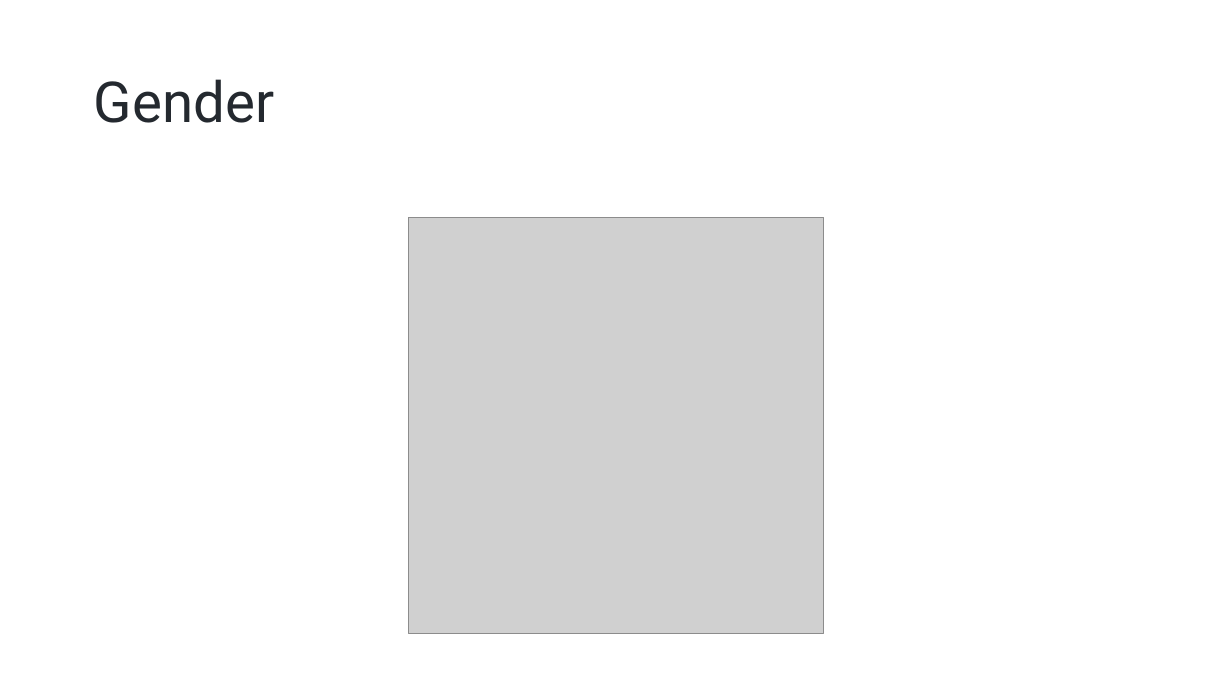
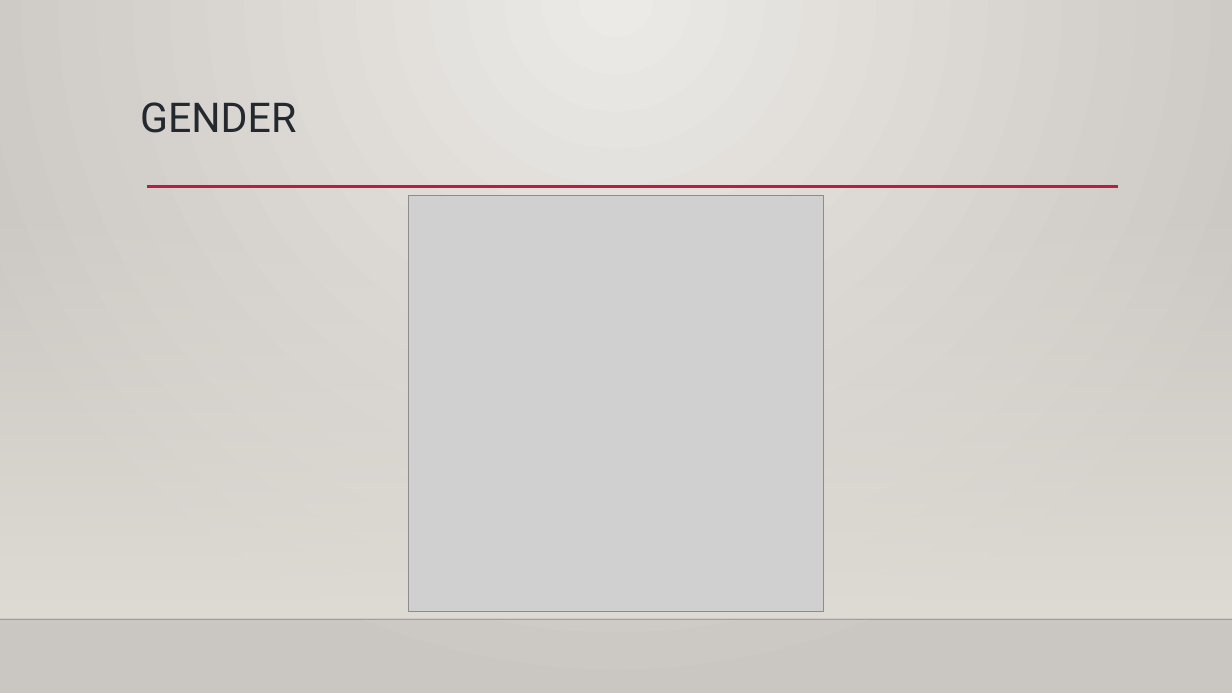
Before and after one commit to CervaRamiGomez/Exploratory_Analysis_of_Dating_Applications, a slide deck: slide 5 of Exploratory Analysis of Dating Applications.pptx. Drawn at 1232x693 pixels with LibreOffice and Linux fonts; fonts in the diff are those of the drawing; grey boxes stand for pictures; background and template pictures are left out. Boxes give left, top, right and bottom in pixels: in the first picture for what was removed or moved away, otherwise in the second. Text is boxed around its words. In the diff, an @@ line names an element or a change of style, - is before the commit and + after.

```diff
--- a/Exploratory Analysis of Dating Applications.pptx
+++ b/Exploratory Analysis of Dating Applications.pptx
@@ background #FFFFFF to gradient #ECEAE7 to #CAC7C1 @@
@@ title "GENDER" at [140,102,296,133]: vertical alignment middle to top @@
@@ title at [140,102,296,133]: text changed; size 44 to 32 pt @@
-Gender
+GENDER
@@ rectangle added at [0,204,1232,619], fill gradient #DFDBD5 @@
@@ line added from (147, 187) to (1118, 187), #B71E42 2.5 pt @@
@@ picture: place and size @@
-picture at [409,217,824,633]
+picture at [409,196,824,612]
@@ line added from (0, 619) to (1232, 619), #000001 1 pt @@
```
Also in this commit, not shown: 14 other slides changed, 5 slides added, 5 slides removed.
